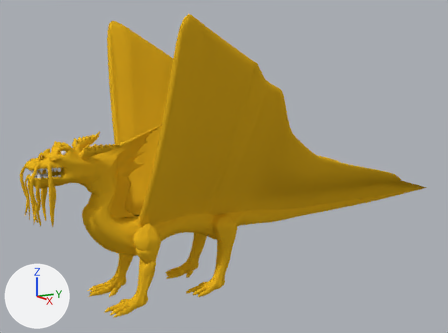
The Blender file dragon/dragon-scaled.blend: old version first, new version second.
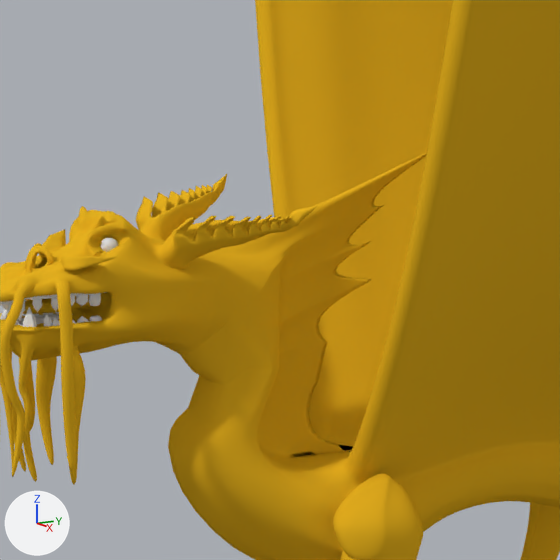
There are two pictures of each version: one whole from a 50 mm lens placed at (19.63, -12.11, 8.83), pointed at (0.88, -1.04, 4.49), one close up on the part from 7% to 45% of the width and 23% to 75% of the height. Arrows for +X, +Y and +Z are at lower left; the lights stay in place.

Names of what the first close-up shows: 'Dragon', 'Jaws.001'.
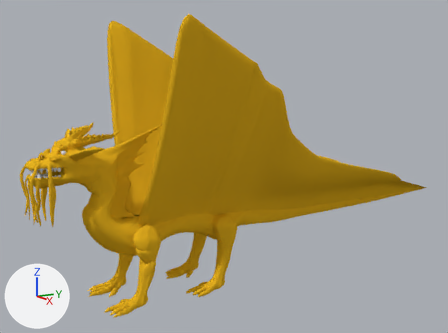
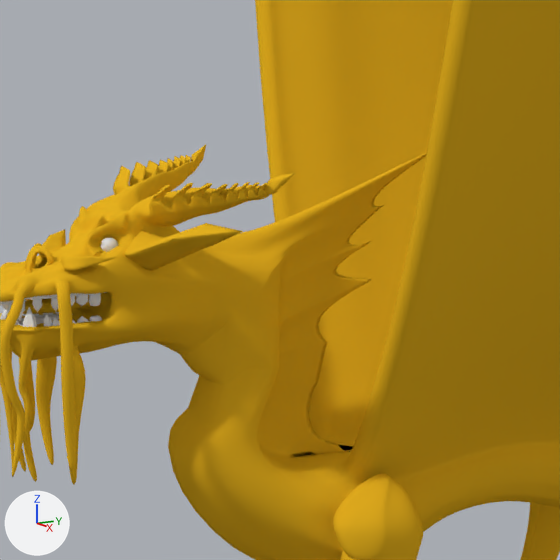
Location of each change, [x1, y1, x2, y2] in pixels of the close-ups (560 x 560 px; the box of a moved part takes in the faces that stretch with it):
part 1 of me_cube, moved or reshaped: before [89, 174, 317, 272]; after [86, 145, 295, 271]

The change in detail:
me_cube is used by ob_dragon; location (1.54, -3.69, -1.41).
me_cube had 2045 vertices, 2004 faces, 2 loose edges and spanned x 0.0..3.1, y -4.5..12.4, z 2.0..11.0.
me_cube now has 2058 vertices, 2019 faces, 2 loose edges and spans x 0.0..3.1, y -4.5..12.4, z 2.0..11.0.
Part 1, on me_cube:
6 vertices are removed from x 0.4..0.7, y -3.2..-2.3, z 6.9..7.2.
39 faces are deleted.
173 vertices in x 0.3..1.2, y -2.8..-1.7, z 7.0..7.4 move by (0.0, -0.2, 0.3).
33 vertices in x 0.2..1.1, y -2.9..-1.8, z 6.8..7.3 move by (0.0, -0.2, 0.4).
10 vertices in x 0.7..1.1, y -2.5..-1.9, z 7.2..7.3 move by (0.0, -0.3, 0.3).
9 vertices move from x 0.0..0.7, y -3.3..-2.5, z 6.9..7.4 to x 0.0..0.7, y -3.3..-2.5, z 7.2..7.5.
19 vertices are added at x 0.2..1.4, y -3.3..-2.5, z 6.8..7.6.
54 new faces join them, smooth.
